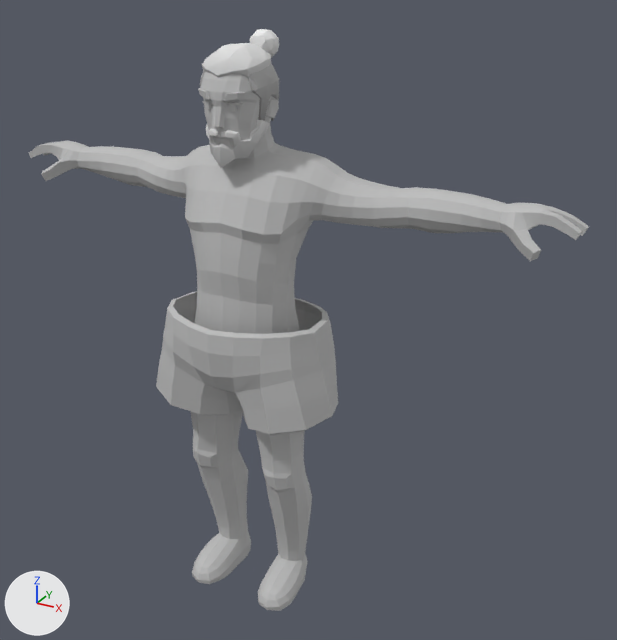
A saved change to the Blender file SummonSupport/Assets/Meshes/CreatureMeshes/PossiblyEditedLowPolyGuy.blend.
The view is the same before and after, from a 50 mm lens placed at (1.409, -2.127, 2.147), pointed at (0.159, 0.146, 1.011). The axes (+X, +Y, +Z) are drawn at lower left. The lights are the same throughout.

Names of what the first picture shows: 'Beard6', 'Body_Arms', 'Body_Chest', 'Body_Feet', 'Body_Hands', 'Body_Head', 'Body_Legs', 'Body_Neck', 'Hair7', 'Underwear'.
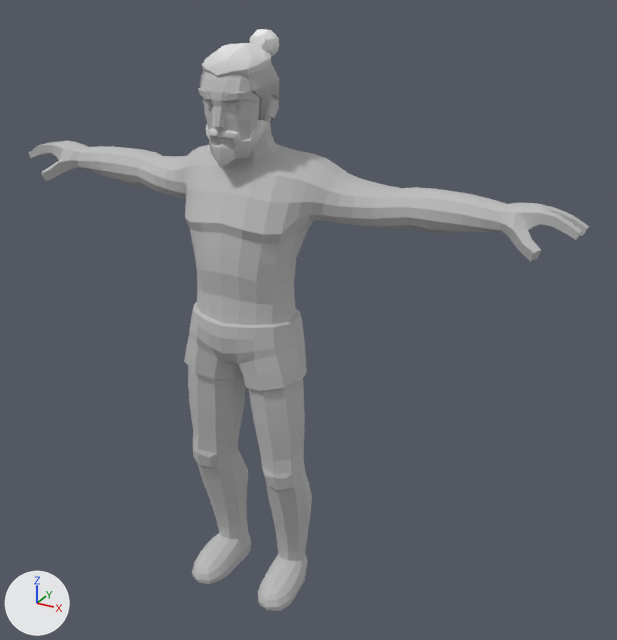
Pixel boxes [x1, y1, x2, y2] of what changed, in the pictures (617 x 640 px):
'Underwear', moved, rescaled (32% narrower, 37% shorter)
    before: [156, 291, 338, 435]
    after: [184, 302, 307, 392]

What changed in the scene script:
```text
Change ob_underwear:
    ob_underwear.location: (0.0, 0.0, -0.544) -> (0.0, 0.0, 0.0)
    ob_underwear.scale: (0.0151, 0.0151, 0.0151) -> (0.01, 0.01, 0.01)
```
